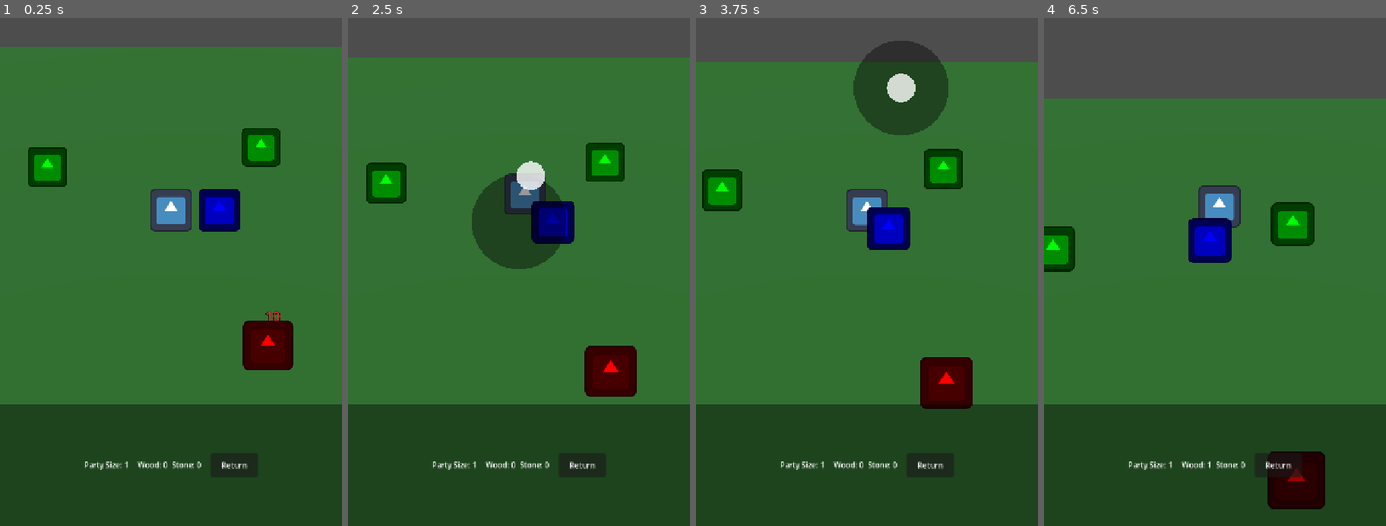
Above: before the commit, frames 1-4 (left to right).
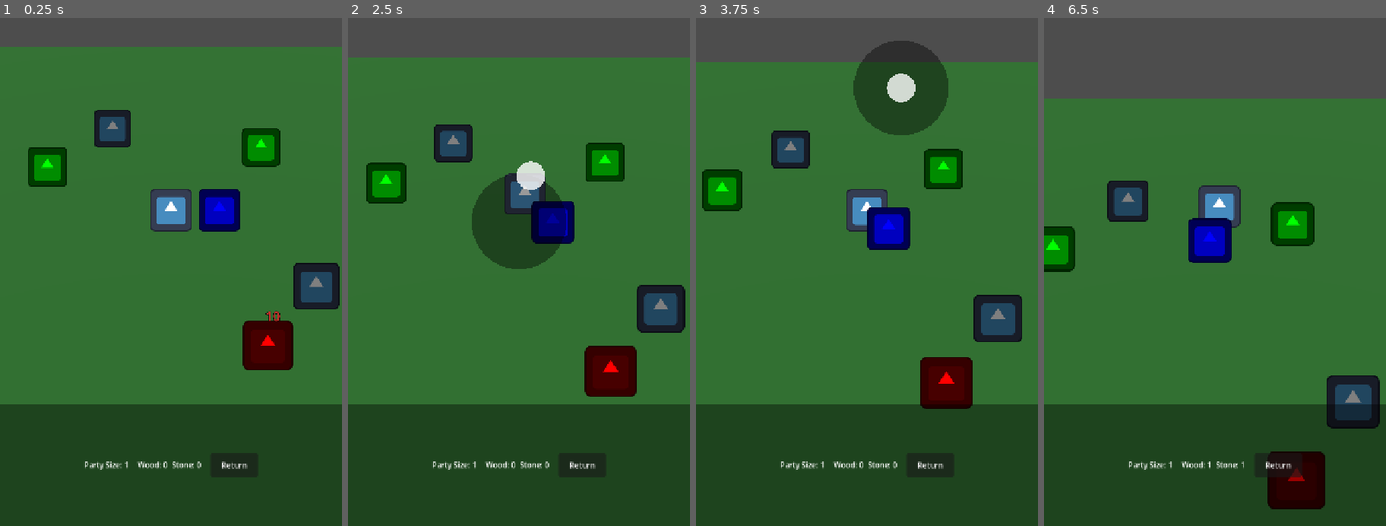
Above: after the commit, the same moments.

Repository: Usobanana/antigravity-prototype_TOH
Game: Godot game, scene res://scenes/levels/Field.tscn
The game is run twice, just before and just after one commit, with the same random seed, the same clock (stepped at 60 frames per second) and the same inputs. The engine's default icon, where the game draws it, is replaced by a stand-in: a white triangle on a blue panel in a dark square.
Inputs (mouse positions are in pixels of both pictures, inside the frame that each line leads up to):
- Up to frame 1 (0.25 s): no input
- Up to frame 2 (2.5 s): click "Return" at 0.5 s; click "Go Field" at 1.25 s; tap Enter at 2 s; drag from (519, 221) to (553, 89) at 2.02 s
- Up to frame 3 (3.75 s): drag from (798, 251) to (849, 343) at 2.77 s; move the mouse to (901, 89) at 3.52 s; click (901, 89) at 3.67 s
- Up to frame 4 (6.5 s): tap Space at 4.25 s; drag from (1197, 343) to (1112, 129) at 4.27 s; move the mouse to (1317, 312) at 5.02 s; click (1317, 312) at 5.17 s; drag from (1112, 129) to (1163, 68) at 5.77 s

The runs differ from the first frame. In frame 1, 2.0% of the frame differs, in the area x 27-100%, y 18-58%; in frame 2, 2.2%; in frame 3, 2.1%; in frame 4, 2.6%, in the area x 18-99%, y 32-89%.

Commit message:
Add Stone resource object and spawners

Diff:
--- a/antigravity-prototype-toh/scenes/levels/Field.tscn
+++ b/antigravity-prototype-toh/scenes/levels/Field.tscn
@@ -1,10 +1,11 @@
-[gd_scene load_steps=9 format=3]
+[gd_scene load_steps=10 format=3]
 
 [ext_resource type="PackedScene" path="res://scenes/actors/Player.tscn" id="1_player"]
 [ext_resource type="PackedScene" path="res://scenes/actors/CameraController.tscn" id="2_cam"]
 [ext_resource type="PackedScene" path="res://scenes/ui/HUD.tscn" id="3_hud"]
 [ext_resource type="PackedScene" path="res://scenes/objects/Tree.tscn" id="4_tree"]
-[ext_resource type="PackedScene" path="res://scenes/actors/Enemy.tscn" id="5_enemy"]
+[ext_resource type="PackedScene" path="res://scenes/objects/Stone.tscn" id="5_stone"]
+[ext_resource type="PackedScene" path="res://scenes/actors/Enemy.tscn" id="6_enemy"]
 [ext_resource type="PackedScene" path="res://scenes/objects/Spawner.tscn" id="7_spawner"]
 [ext_resource type="Script" path="res://scripts/components/field.gd" id="8_field"]
 
@@ -59,3 +60,13 @@
 transform = Transform3D(1, 0, 0, 0, 1, 0, 0, 0, 1, -4, 0, -2)
 spawn_scene = ExtResource("4_tree")
 respawn_time = 5.0
+
+[node name="StoneSpawner1" parent="Resources" instance=ExtResource("7_spawner")]
+transform = Transform3D(1, 0, 0, 0, 1, 0, 0, 0, 1, 4, 0, 3)
+spawn_scene = ExtResource("5_stone")
+respawn_time = 8.0
+
+[node name="StoneSpawner2" parent="Resources" instance=ExtResource("7_spawner")]
+transform = Transform3D(1, 0, 0, 0, 1, 0, 0, 0, 1, -2, 0, -4)
+spawn_scene = ExtResource("5_stone")
+respawn_time = 8.0
--- /dev/null
+++ b/antigravity-prototype-toh/scenes/objects/Stone.tscn
@@ -0,0 +1,21 @@
+[gd_scene load_steps=4 format=3]
+
+[ext_resource type="Script" path="res://scripts/components/gatherable.gd" id="1_gather"]
+[ext_resource type="Texture2D" uid="uid://cx61xx" path="res://icon.svg" id="2_icon"]
+
+[sub_resource type="CylinderShape3D" id="CylinderShape3D_stone"]
+height = 1.0
+radius = 0.5
+
+[node name="Stone" type="StaticBody3D" groups=["Gatherable"]]
+script = ExtResource("1_gather")
+
+[node name="CollisionShape3D" type="CollisionShape3D" parent="."]
+transform = Transform3D(1, 0, 0, 0, 1, 0, 0, 0, 1, 0, 0.5, 0)
+shape = SubResource("CylinderShape3D_stone")
+
+[node name="Sprite3D" type="Sprite3D" parent="."]
+transform = Transform3D(1, 0, 0, 0, 1, 0, 0, 0, 1, 0, 0.5, 0)
+modulate = Color(0.5, 0.5, 0.5, 1)
+billboard = 1
+texture = ExtResource("2_icon")
Not shown: 1 places in antigravity-prototype-toh/scenes/levels/Field.tscn that only renumber resources
